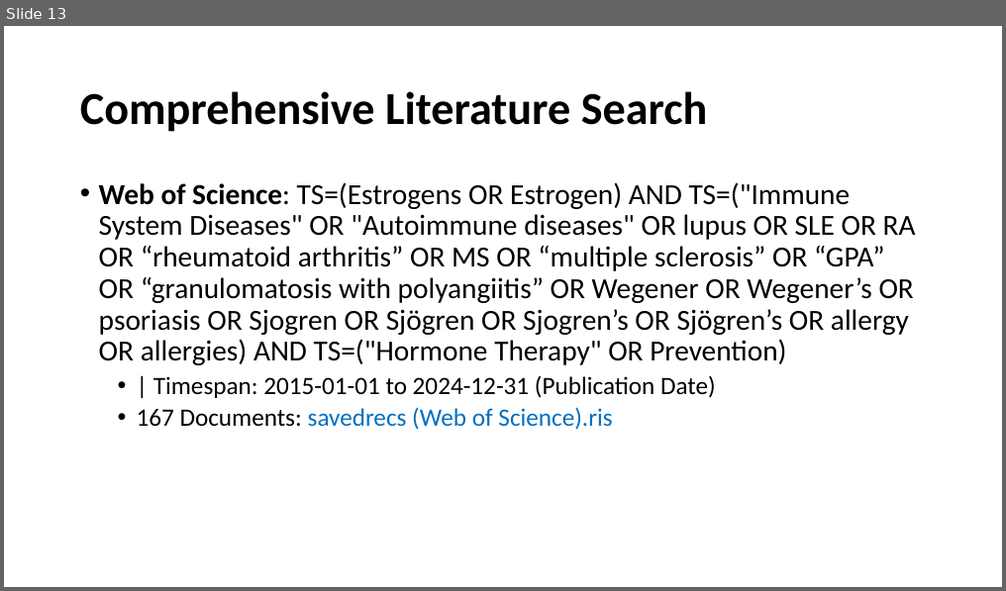
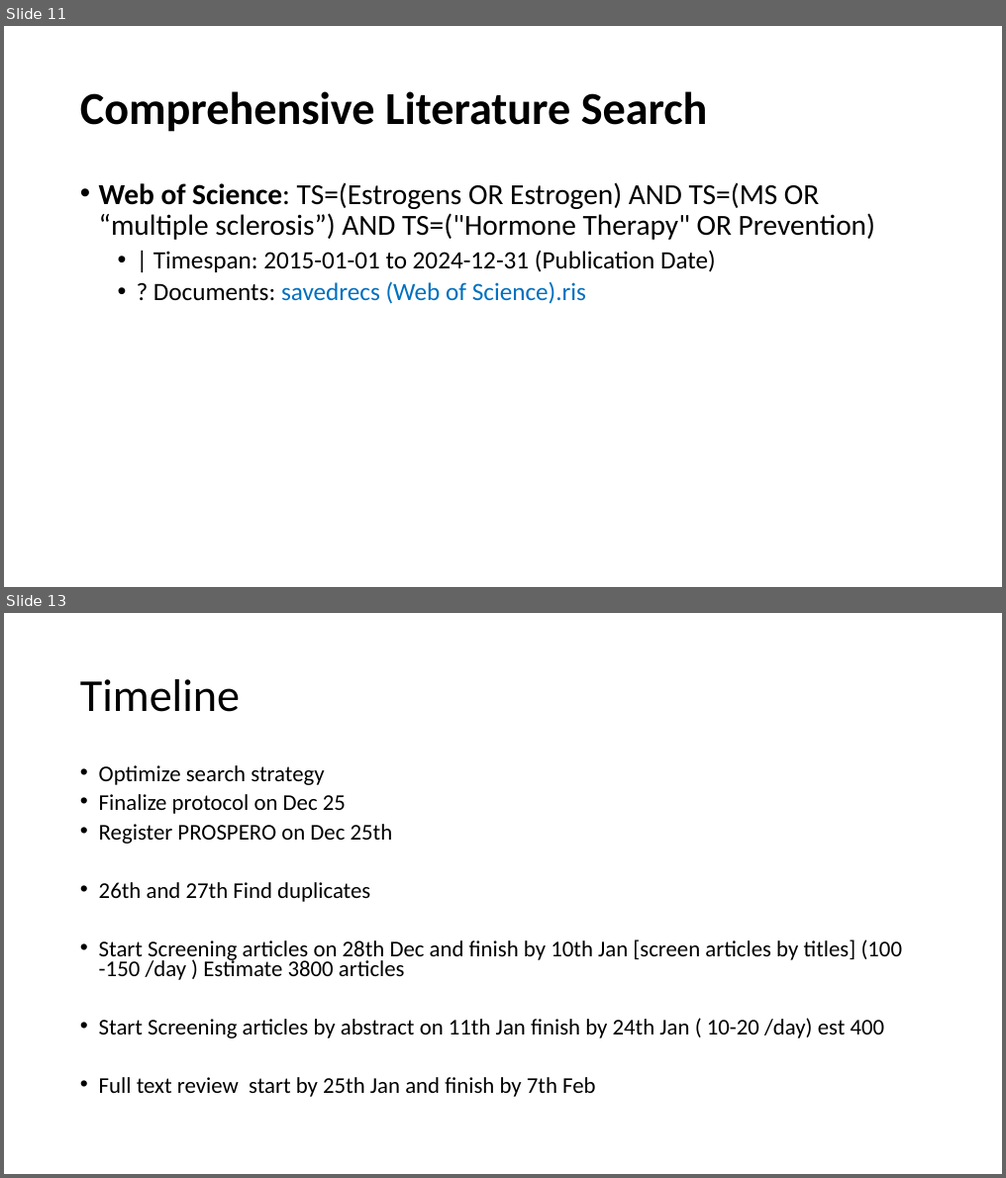
Before and after one commit to BruceChen034020/EstrogenMultipleSclerosisSystematicReview, a slide deck: Estrogen as an immunomodulator for multiple sclerosis.pptx. Shown one above the other, each under a label of ours: slide 13 before the commit, slides 11 and 13 after it; the slides between them are not shown. The pictures are 1006x591 and 1006x1178 pixels, drawn with LibreOffice and Linux fonts; fonts in the diff are those of the drawing. Boxes give left, top, right and bottom in pixels: in the first picture for what was removed or moved away, otherwise in the second. Text is boxed around its words. In the diff, an @@ line names an element or a change of style, - is before the commit and + after.

```diff
--- a/Estrogen as an immunomodulator for multiple sclerosis.pptx
+++ b/Estrogen as an immunomodulator for multiple sclerosis.pptx
@@ slide 13 added at box(4, 613, 1002, 1174), background #FFFFFF @@
@@ title added at box(80, 679, 240, 712), 44 pt, text #000000 @@
+Timeline
@@ text added at box(99, 765, 903, 1097), 21.7 pt, text #000000 @@
+• Optimize search strategy
+• Finalize protocol on Dec 25
+• Register PROSPERO on Dec 25th
+• 26th and 27th Find duplicates
+• Start Screening articles on 28th Dec and finish by 10th Jan [screen articles by titles] (100 -150 /day ) Estimate 3800 articles
+• Start Screening articles by abstract on 11th Jan finish by 24th Jan ( 10-20 /day) est 400
+• Full text review start by 25th Jan and finish by 7th Feb
@@ what was slide 13 is now slide 11 @@
@@ slide 11 changed as well @@
@@ text at box(99, 182, 875, 240): text changed @@
-• Web of Science: TS=(Estrogens OR Estrogen) AND TS=("Immune System Diseases" OR "Autoimmune diseases" OR lupus OR SLE OR RA OR “rheumatoid arthritis” OR MS OR “multiple sclerosis” OR “GPA” OR “granulomatosis with polyangiitis” OR Wegener OR Wegener’s OR psoriasis OR Sjogren OR Sjögren OR Sjogren’s OR Sjögren’s OR allergy OR allergies) AND TS=("Hormone Therapy" OR Prevention)
+• Web of Science: TS=(Estrogens OR Estrogen) AND TS=(MS OR “multiple sclerosis”) AND TS=("Hormone Therapy" OR Prevention)
@@ text at box(153, 281, 586, 304): text changed @@
-  • 167 Documents: savedrecs (Web of Science).ris
+  • ? Documents: savedrecs (Web of Science).ris
```
Also in this commit, not shown: 11 other slides changed, 14 slides removed.
